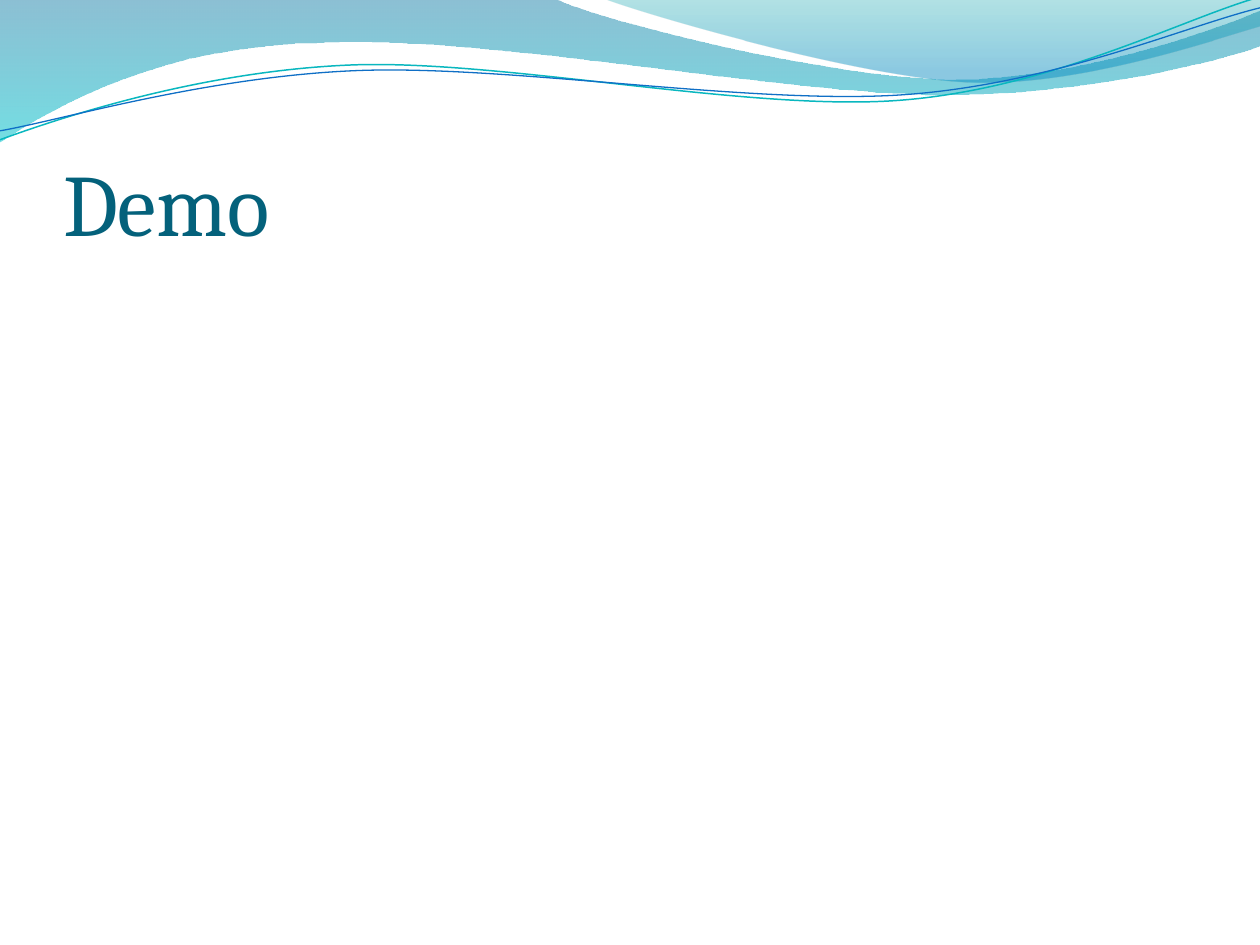
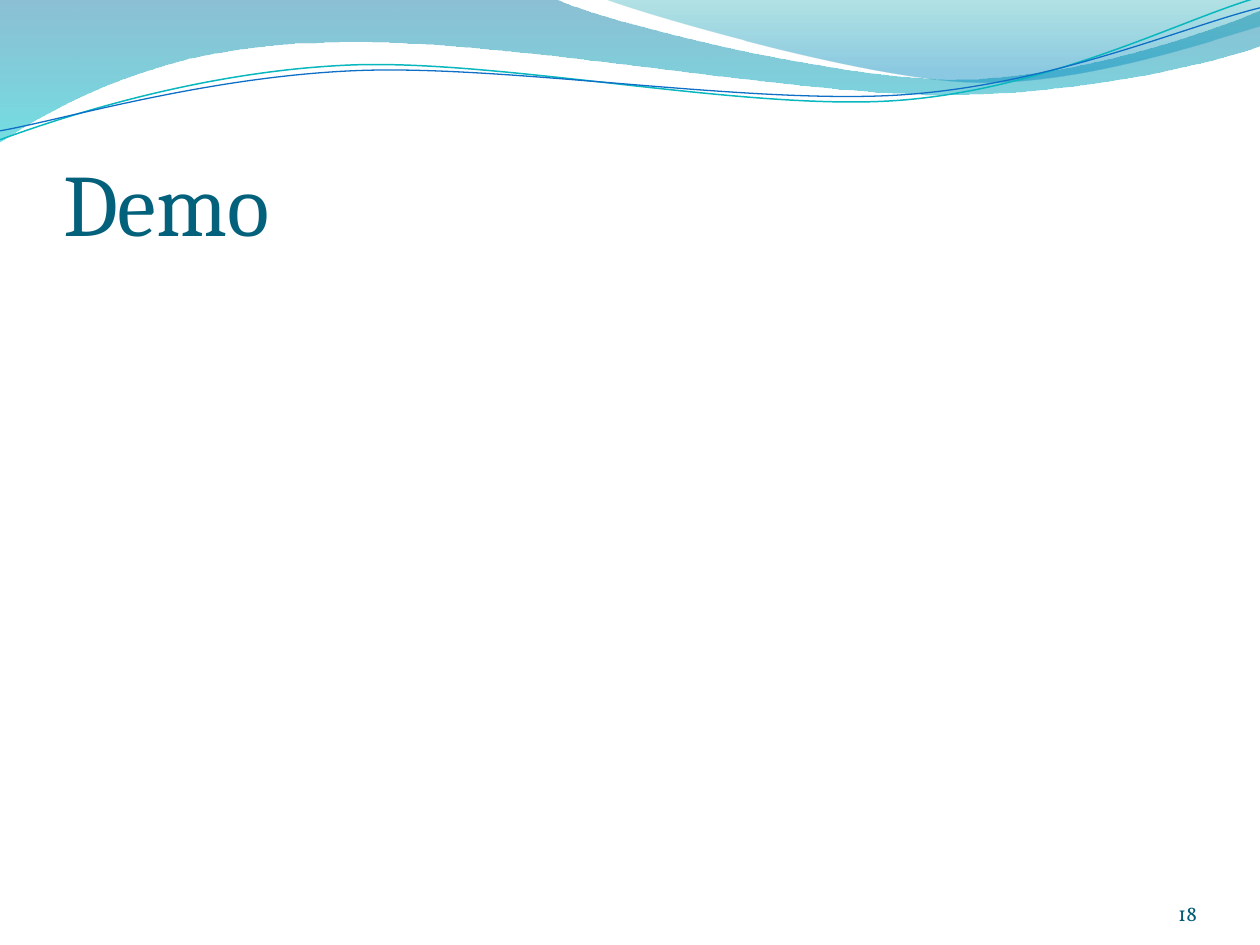
Before and after one commit to trianindiaputra/handgeometry, a slide deck: slide 18 of Documentation/presentation.pptx (slide 6 before the commit). Drawn at 1260x945 pixels with LibreOffice and Linux fonts; fonts in the diff are those of the drawing; background and template pictures are left out. Boxes give left, top, right and bottom in pixels: in the first picture for what was removed or moved away, otherwise in the second. Text is boxed around its words. In the diff, an @@ line names an element or a change of style, - is before the commit and + after.

```diff
--- a/Documentation/presentation.pptx
+++ b/Documentation/presentation.pptx
@@ page number added at [1178,907,1197,921], 12 pt, text #045D75 @@
+18
```
Also in this commit, not shown: 4 other slides changed, 13 slides added, 1 slide removed, 1 other file.
